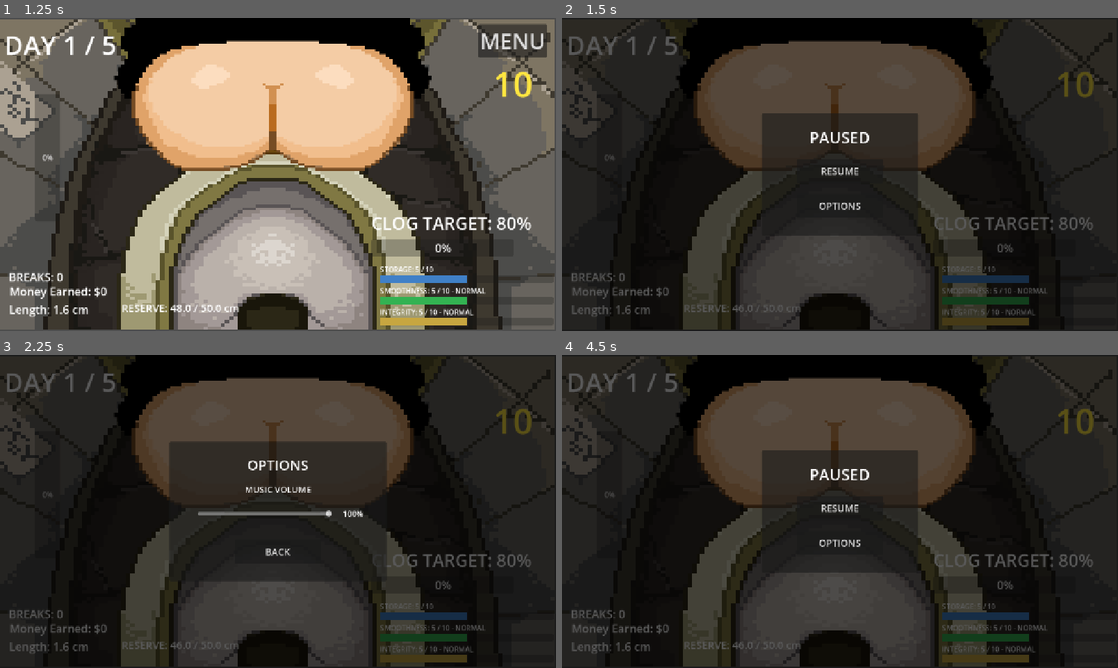
Above: before the commit, frames 1-4 (two rows, left to right).
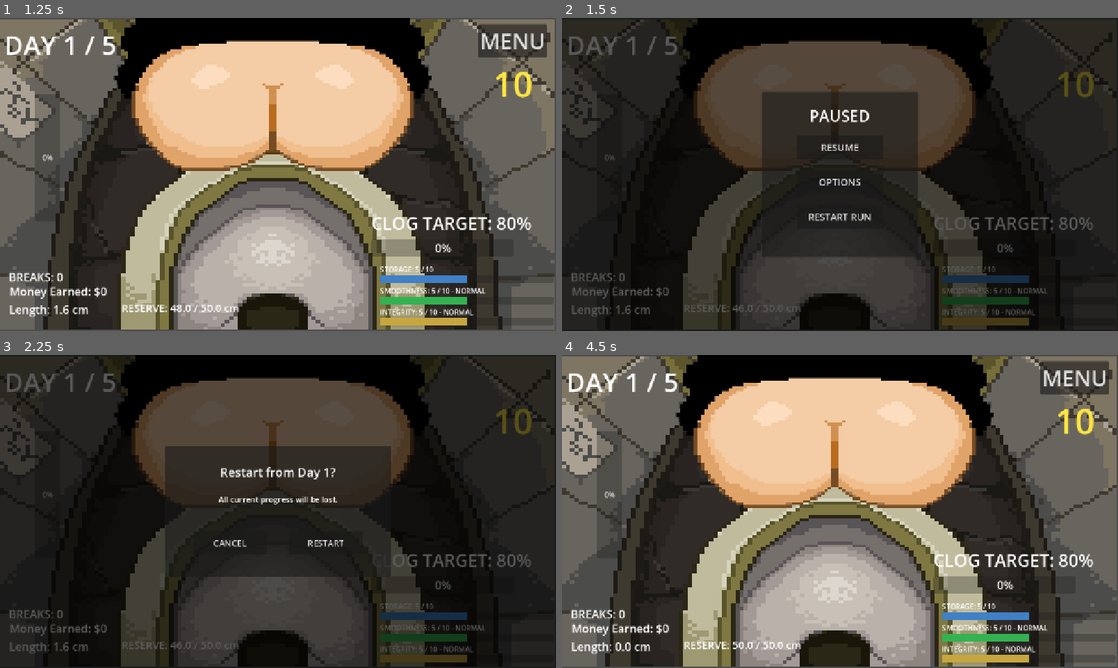
Above: after the commit, the same moments.

Repository: SaltedFishyy/GMTK-game-jam
Game: Godot game, scene res://scenes/toilet.tscn
Two runs of this game, one before a commit and one after it. Both use one fixed random seed, a clock stepped at 60 frames per second and the inputs below. The engine's default icon, where the game draws it, is replaced by a stand-in: a white triangle on a blue panel in a dark square.
Inputs (mouse positions are in pixels of both pictures, inside the frame that each line leads up to):
- Up to frame 1 (1.25 s): tap Enter at 0.5 s; move the mouse to (400, 158) at 0.52 s; click (400, 158) at 0.67 s; tap Space at 0.77 s
- Up to frame 2 (1.5 s): click "MENU" at 1.25 s
- Up to frame 3 (2.25 s): click (278, 555) at 2 s, where only the run after the commit has a clickable "RESTART RUN"
- Up to frame 4 (4.5 s): click (789, 542) at 2.75 s, where only the run after the commit has a clickable "CANCEL"; click (840, 555) at 3.5 s, where only the run after the commit has a clickable "RESTART RUN"; click (890, 542) at 4.25 s, where only the run after the commit has a clickable "RESTART"

Frame 1 is identical in both runs. In frame 2, 3.6% of the frame differs, in the area x 36-64%, y 23-77%; in frame 3, 2.6%; in frame 4, 87%, in the area x 0-100%, y 0-100%.

Commit message:
机制文本修改

Diff:
--- a/gamejam/scenes/components/pause_menu.tscn
+++ b/gamejam/scenes/components/pause_menu.tscn
@@ -41,9 +41,9 @@
 anchor_right = 0.5
 anchor_bottom = 0.5
 offset_left = -180.0
-offset_top = -140.0
+offset_top = -190.0
 offset_right = 180.0
-offset_bottom = 140.0
+offset_bottom = 190.0
 grow_horizontal = 2
 grow_vertical = 2
 
@@ -61,20 +61,29 @@
 [node name="ResumeButton" type="Button" parent="MenuRoot/PausePanel" unique_id=749174291]
 layout_mode = 0
 offset_left = 80.0
-offset_top = 105.0
+offset_top = 100.0
 offset_right = 280.0
-offset_bottom = 160.0
+offset_bottom = 155.0
 theme_override_font_sizes/font_size = 22
 text = "RESUME"
 
 [node name="OptionsButton" type="Button" parent="MenuRoot/PausePanel" unique_id=204895462]
 layout_mode = 0
 offset_left = 80.0
-offset_top = 185.0
+offset_top = 180.0
 offset_right = 280.0
-offset_bottom = 240.0
+offset_bottom = 235.0
 theme_override_font_sizes/font_size = 22
 text = "OPTIONS"
+
+[node name="RestartRunButton" type="Button" parent="MenuRoot/PausePanel"]
+layout_mode = 0
+offset_left = 80.0
+offset_top = 260.0
+offset_right = 280.0
+offset_bottom = 315.0
+theme_override_font_sizes/font_size = 22
+text = "RESTART RUN"
 
 [node name="OptionsPanel" type="Panel" parent="MenuRoot" unique_id=440087083]
 visible = false
@@ -140,8 +149,66 @@
 theme_override_font_sizes/font_size = 22
 text = "BACK"
 
+[node name="RestartConfirmationPanel" type="Panel" parent="MenuRoot"]
+visible = false
+layout_mode = 1
+anchors_preset = 8
+anchor_left = 0.5
+anchor_top = 0.5
+anchor_right = 0.5
+anchor_bottom = 0.5
+offset_left = -260.0
+offset_top = -150.0
+offset_right = 260.0
+offset_bottom = 150.0
+grow_horizontal = 2
+grow_vertical = 2
+
+[node name="RestartTitleLabel" type="Label" parent="MenuRoot/RestartConfirmationPanel"]
+layout_mode = 0
+offset_left = 45.0
+offset_top = 35.0
+offset_right = 475.0
+offset_bottom = 85.0
+theme_override_font_sizes/font_size = 28
+text = "Restart from Day 1?"
+horizontal_alignment = 1
+vertical_alignment = 1
+
+[node name="RestartWarningLabel" type="Label" parent="MenuRoot/RestartConfirmationPanel"]
+layout_mode = 0
+offset_left = 45.0
+offset_top = 100.0
+offset_right = 475.0
+offset_bottom = 145.0
+theme_override_font_sizes/font_size = 18
+text = "All current progress will be lost."
+horizontal_alignment = 1
+vertical_alignment = 1
+
+[node name="CancelButton" type="Button" parent="MenuRoot/RestartConfirmationPanel"]
+layout_mode = 0
+offset_left = 65.0
+offset_top = 195.0
+offset_right = 235.0
+offset_bottom = 250.0
+theme_override_font_sizes/font_size = 20
+text = "CANCEL"
+
+[node name="RestartButton" type="Button" parent="MenuRoot/RestartConfirmationPanel"]
+layout_mode = 0
+offset_left = 285.0
+offset_top = 195.0
+offset_right = 455.0
+offset_bottom = 250.0
+theme_override_font_sizes/font_size = 20
+text = "RESTART"
+
 [connection signal="pressed" from="MenuButton" to="." method="_on_menu_button_pressed"]
 [connection signal="pressed" from="MenuRoot/PausePanel/ResumeButton" to="." method="_on_resume_button_pressed"]
 [connection signal="pressed" from="MenuRoot/PausePanel/OptionsButton" to="." method="_on_options_button_pressed"]
+[connection signal="pressed" from="MenuRoot/PausePanel/RestartRunButton" to="." method="_on_restart_run_button_pressed"]
 [connection signal="value_changed" from="MenuRoot/OptionsPanel/MusicVolumeSlider" to="." method="_on_music_volume_slider_value_changed"]
 [connection signal="pressed" from="MenuRoot/OptionsPanel/BackButton" to="." method="_on_back_button_pressed"]
+[connection signal="pressed" from="MenuRoot/RestartConfirmationPanel/CancelButton" to="." method="_on_restart_cancel_button_pressed"]
+[connection signal="pressed" from="MenuRoot/RestartConfirmationPanel/RestartButton" to="." method="_on_restart_confirm_button_pressed"]
--- a/gamejam/scripts/components/pause_menu.gd
+++ b/gamejam/scripts/components/pause_menu.gd
@@ -7,6 +7,7 @@
 @onready var menu_button: Button = $MenuButton
 @onready var pause_panel: Panel = $MenuRoot/PausePanel
 @onready var options_panel: Panel = $MenuRoot/OptionsPanel
+@onready var restart_confirmation_panel: Panel = $MenuRoot/RestartConfirmationPanel
 @onready var music_volume_slider: HSlider = $MenuRoot/OptionsPanel/MusicVolumeSlider
 @onready var music_percent_label: Label = $MenuRoot/OptionsPanel/MusicPercentLabel
 
@@ -29,7 +30,13 @@
 		return
 
 	get_viewport().set_input_as_handled()
-	if has_paused_tree and options_panel.visible:
+	if (
+		has_paused_tree
+		and (
+			options_panel.visible
+			or restart_confirmation_panel.visible
+		)
+	):
 		_show_pause_panel()
 	else:
 		toggle_pause()
@@ -74,12 +81,21 @@
 func _show_pause_panel() -> void:
 	pause_panel.show()
 	options_panel.hide()
+	restart_confirmation_panel.hide()
 
 
 # 显示音乐设置页面，游戏继续保持暂停。
 func _show_options_panel() -> void:
 	pause_panel.hide()
 	options_panel.show()
+	restart_confirmation_panel.hide()
+
+
+# 显示重新开始确认页，并保持游戏暂停。
+func _show_restart_confirmation() -> void:
+	pause_panel.hide()
+	options_panel.hide()
+	restart_confirmation_panel.show()
 
 
 # 从Music总线读取当前状态，避免切换场景时重置音量。
@@ -140,9 +156,24 @@
 	_show_options_panel()
 
 
+# 点击RESTART RUN时只打开确认页，不修改本局状态。
+func _on_restart_run_button_pressed() -> void:
+	_show_restart_confirmation()
+
+
 # 点击BACK按钮时返回暂停主页。
 func _on_back_button_pressed() -> void:
 	_show_pause_panel()
+
+
+# 点击CANCEL时返回暂停主页，不修改任何状态。
+func _on_restart_cancel_button_pressed() -> void:
+	_show_pause_panel()
+
+
+# 确认重新开始时只调用GameState的统一协调入口。
+func _on_restart_confirm_button_pressed() -> void:
+	GameState.restart_run()
 
 
 # 滑动条改变时实时更新Music总线和百分比。
--- a/gamejam/scripts/economy.gd
+++ b/gamejam/scripts/economy.gd
@@ -2,6 +2,11 @@
 
 var money_per_cm: float = 0.5
 var total_money: int = 0
+
+
+# 将本局累计金钱恢复为初始值，不改变每厘米价格配置。
+func reset_to_defaults() -> void:
+	total_money = 0
 
 
 # 根据原始长度与完整度结果计算本轮价值，但不修改总金钱。
--- a/gamejam/scripts/food/food_system.gd
+++ b/gamejam/scripts/food/food_system.gd
@@ -7,6 +7,13 @@
 
 var pending_food_ids: Array[int] = []
 var active_food_ids: Array[int] = []
+
+
+# 清空待生效和当前生效食物，并通知现有UI监听者。
+func reset_to_defaults() -> void:
+	pending_food_ids.clear()
+	active_food_ids.clear()
+	food_state_changed.emit()
 
 
 # 返回当前商店阶段是否可以购买指定食物。
@@ -68,6 +75,11 @@
 	return pending_food_ids.duplicate()
 
 
+# 返回待下一天生效食物的加法价值倍率，并限制在1.0到2.0。
+func get_pending_value_multiplier() -> float:
+	return _get_food_value_multiplier(pending_food_ids)
+
+
 # 返回当前厕所回合的蓄力等级加成。
 func get_active_charge_bonus() -> int:
 	return _get_active_integer_bonus("charge_bonus")
@@ -90,8 +102,13 @@
 
 # 以加法合并当前食物价值，并限制在1.0到2.0。
 func get_active_value_multiplier() -> float:
+	return _get_food_value_multiplier(active_food_ids)
+
+
+# 使用同一份规则合计指定食物列表的价值倍率。
+func _get_food_value_multiplier(food_ids: Array[int]) -> float:
 	var multiplier: float = 1.0
-	for food_id: int in active_food_ids:
+	for food_id: int in food_ids:
 		var definition: Dictionary = FoodDefinitionsScript.get_food(food_id)
 		multiplier += float(definition["value_multiplier"]) - 1.0
 	return clampf(multiplier, 1.0, MAX_VALUE_MULTIPLIER)
--- a/gamejam/scripts/game_state.gd
+++ b/gamejam/scripts/game_state.gd
@@ -4,9 +4,35 @@
 const MAX_CLOG_PROGRESS: float = 100.0
 const TARGET_CLOG_PROGRESS: float = 80.0
 const CLOG_PROGRESS_PER_CM: float = 2.0
+const TOILET_SCENE_PATH: String = "res://scenes/toilet.tscn"
 
 var current_day: int = 1
 var clog_progress: float = 0.0
+
+
+# 将天数和跨天堵塞进度恢复为本局初始值。
+func reset_to_defaults() -> void:
+	current_day = 1
+	clog_progress = 0.0
+
+
+# 协调全部跨场景系统重置，并从第1天厕所重新开始。
+func restart_run() -> void:
+	reset_to_defaults()
+	Economy.reset_to_defaults()
+	PlayerStats.reset_to_defaults()
+	OrganProgression.reset_to_defaults()
+	FoodSystem.reset_to_defaults()
+	get_tree().paused = false
+
+	var scene_change_error: Error = get_tree().change_scene_to_file(
+		TOILET_SCENE_PATH
+	)
+	if scene_change_error != OK:
+		push_error(
+			"Failed to restart run: could not load %s (error %d)."
+			% [TOILET_SCENE_PATH, scene_change_error]
+		)
 
 
 # 增加跨天堵塞进度，并将结果限制在有效范围内。
--- a/gamejam/scripts/organ_progression.gd
+++ b/gamejam/scripts/organ_progression.gd
@@ -18,6 +18,14 @@
 var large_intestine_level: int = 0
 var sphincter_level: int = 0
 var abdominal_muscles_level: int = 0
+
+
+# 将四种器官恢复为0级，派生食物槽会自动恢复为1。
+func reset_to_defaults() -> void:
+	stomach_level = 0
+	large_intestine_level = 0
+	sphincter_level = 0
+	abdominal_muscles_level = 0
 
 
 # 返回指定器官当前等级，无效器官返回0。
--- a/gamejam/scripts/player_stats.gd
+++ b/gamejam/scripts/player_stats.gd
@@ -32,6 +32,13 @@
 		integrity = safe_value
 		if is_inside_tree():
 			_emit_stats_changed()
+
+
+# 将三项永久基础属性恢复为本局初始值。
+func reset_to_defaults() -> void:
+	storage_capacity = DEFAULT_STAT_VALUE
+	smoothness = DEFAULT_STAT_VALUE
+	integrity = DEFAULT_STAT_VALUE
 
 
 # 返回当前储存量。
--- a/gamejam/scripts/shop.gd
+++ b/gamejam/scripts/shop.gd
@@ -329,7 +329,6 @@
 	var storage_bonus: int = 0
 	var smoothness_bonus: int = 0
 	var integrity_bonus: int = 0
-	var value_multiplier: float = 1.0
 
 	for food_id: int in pending_food_ids:
 		var definition: Dictionary = FoodDefinitionsScript.get_food(food_id)
@@ -338,13 +337,8 @@
 		storage_bonus += int(definition["storage_bonus"])
 		smoothness_bonus += int(definition["smoothness_bonus"])
 		integrity_bonus += int(definition["integrity_bonus"])
-		value_multiplier += float(definition["value_multiplier"]) - 1.0
-
-	value_multiplier = clampf(
-		value_multiplier,
-		1.0,
-		FoodSystem.MAX_VALUE_MULTIPLIER
-	)
+
+	var value_multiplier: float = FoodSystem.get_pending_value_multiplier()
 	queued_food_names_label.text = ", ".join(food_names)
 	queued_effects_label.text = (
 		"Charge %+d | Storage %+d | Smoothness %+d | "
--- a/gamejam/scripts/toilet.gd
+++ b/gamejam/scripts/toilet.gd
@@ -12,7 +12,7 @@
 @export_range(1.0, 200.0, 1.0, "suffix:px") var click_push_distance: float = 20.0
 @export_range(0.1, 5.0, 0.1, "suffix:s") var max_charge_duration: float = 3.0
 @export_range(1.0, 300.0, 1.0, "suffix:px") var min_charge_push_distance: float = 40.0
-@export_range(1.0, 300.0, 1.0, "suffix:px") var max_charge_push_distance: float = 400.0
+@export_range(1.0, 300.0, 1.0, "suffix:px") var max_charge_push_distance: float = 150.0
 @export_range(0.0, 2.0, 0.05, "suffix:s") var idle_retract_delay: float = 0.3
 @export_range(0.0, 200.0, 1.0, "suffix:px/s") var poop_retract_speed: float = 20.0
 @export_range(0.1, 10.0, 0.1, "suffix:s") var hard_qte_min_interval: float = 1.0
